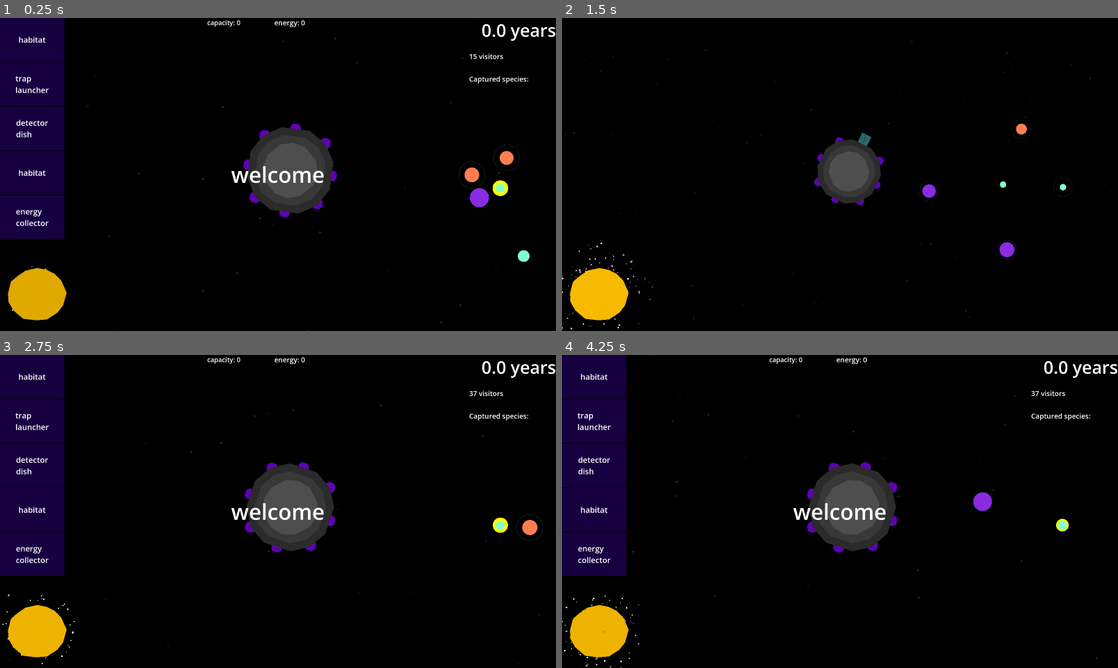
Above: before the commit, frames 1-4 (two rows, left to right).
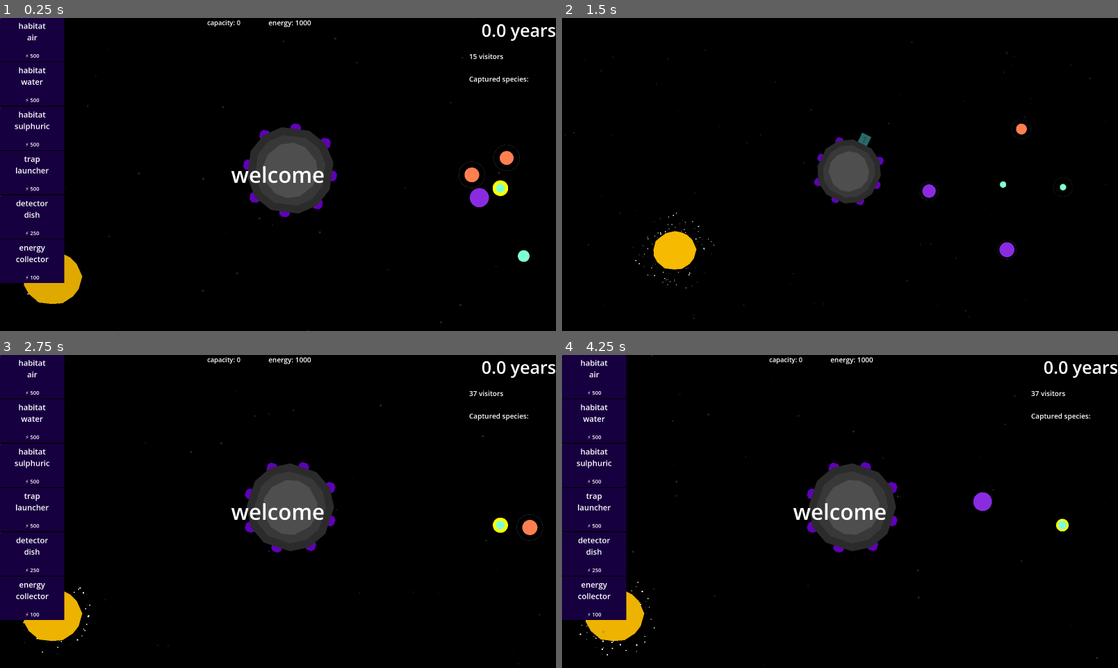
Above: after the commit, the same moments.

Repository: opensourceame/tins-2026
Game: Godot game, scene res://main.tscn
The game is run twice, just before and just after one commit, with the same random seed, the same clock (stepped at 60 frames per second) and the same inputs.
Inputs (mouse positions are in pixels of both pictures, inside the frame that each line leads up to):
- Up to frame 1 (0.25 s): no input
- Up to frame 2 (1.5 s): tap Enter at 0.5 s; move the mouse to (595, 39) at 0.52 s; tap R at 0.6 s; click (595, 39) at 0.67 s; tap Z at 1.35 s; click (595, 39) at 1.42 s
- Up to frame 3 (2.75 s): move the mouse to (333, 442) at 2.02 s; tap R at 2.1 s; click (333, 442) at 2.17 s
- Up to frame 4 (4.25 s): move the mouse to (595, 420) at 2.77 s; tap Z at 2.85 s; click (595, 420) at 2.92 s; move the mouse to (1006, 558) at 3.52 s; tap R at 3.6 s; click (1006, 558) at 3.67 s

The runs differ from the first frame. In frame 1, 3.6% of the frame differs, in the area x 0-56%, y 0-97%; in frame 2, 2.2%; in frame 3, 3.6%; in frame 4, 3.7%, in the area x 0-56%, y 0-100%.

Commit message:
specific habitats per species and add some energy stuff

Diff:
--- a/common/signal_bus.gd
+++ b/common/signal_bus.gd
@@ -6,3 +6,4 @@
 signal species_captured(trap)
 signal habitat_capacity_changed(habitat)
 signal energy_collected
+signal energy_consumed(consumer)
--- a/hud/item_queue.gd
+++ b/hud/item_queue.gd
@@ -8,10 +8,18 @@
 func _ready():
     pass
 
-func add_item(type):
-    print("ITEM QUEUE: adding ", type)
+func add_item(type, data = {}):
+    print("ITEM QUEUE: adding ", type, " data: ", data)
     var item = PLACE_ITEM.instantiate()
     $VBoxContainer.add_child(item)
     items.append(item)
-    item.label.text = type.replace("_", "\n")
+    var env = data.get("environment")
     item.type = type
+    item.data = data
+    item.label.text = type.replace("_", "\n") + ("\n" + env if env else "")
+
+    if Game.ENERGY_REQUIRED[type]:
+        item.energy_label.text = "⚡️ " + str(Game.ENERGY_REQUIRED[type])
+
+    #$VBoxContainer.add_child(HSeparator.new())
+    item.add_child(HSeparator.new())
--- a/hud/place_item.gd
+++ b/hud/place_item.gd
@@ -2,8 +2,10 @@
 extends Control
 
 var type
+var data = {}
 
 @onready var label: Label = $Label
+@onready var energy_label: Label = $EnergyLabel
 
 func _gui_input(event):
     if event is InputEventMouseButton and event.pressed and event.button_index == MOUSE_BUTTON_LEFT:
@@ -19,6 +21,10 @@
         if not anchor:
             return
 
+        if game.energy < Game.ENERGY_REQUIRED[type]:
+            game.hud.queue_message("not enough energy")
+            return
+
         var component
         match type:
             "habitat":
@@ -29,6 +35,7 @@
                         i += 1
 
                 component.name = str(i)
+                component.environment = data.get("environment", "air")
             "energy_collector":
                 component = Spawner.energy_collector()
             "trap_launcher":
@@ -36,6 +43,8 @@
             "detector_dish":
                 component = Spawner.detector_dish()
 
+        SignalBus.energy_consumed.emit(type)
+
         if component:
             spica.add_component(anchor, component)
             queue_free()
--- a/hud/place_item.tscn
+++ b/hud/place_item.tscn
@@ -22,16 +22,24 @@
 
 [node name="Label" type="Label" parent="." unique_id=375477753]
 layout_mode = 1
-anchors_preset = 8
-anchor_left = 0.5
-anchor_top = 0.5
-anchor_right = 0.5
-anchor_bottom = 0.5
-offset_left = -20.0
-offset_top = -11.5
-offset_right = 20.0
-offset_bottom = 11.5
+anchors_preset = 10
+anchor_right = 1.0
+offset_bottom = 125.0
 grow_horizontal = 2
-grow_vertical = 2
 theme_override_font_sizes/font_size = 36
 text = "ITEM"
+horizontal_alignment = 1
+vertical_alignment = 1
+
+[node name="EnergyLabel" type="Label" parent="." unique_id=1595837049]
+layout_mode = 1
+anchors_preset = 12
+anchor_top = 1.0
+anchor_right = 1.0
+anchor_bottom = 1.0
+offset_top = -52.0
+grow_horizontal = 2
+grow_vertical = 0
+theme_override_font_sizes/font_size = 24
+horizontal_alignment = 1
+vertical_alignment = 1
--- a/main.gd
+++ b/main.gd
@@ -14,11 +14,17 @@
 var intelligent_planets = []
 var years_elapsed: float = 0.0
 var visitors: int = 0
-var energy: int = 0
+var energy: int = 1000
 
 var spawn: Node
 
 const SPAWNER_SCRIPT = preload("res://common/spawner.gd")
+const ENERGY_REQUIRED = {
+    "energy_collector": 100,
+    "habitat": 500,
+    "trap_launcher": 500,
+    "detector_dish": 250,
+}
 
 func _ready():
     print("GAME: starting")
@@ -27,13 +33,15 @@
 
     SignalBus.intelligence_detected.connect(on_intelligence_detected)
     SignalBus.energy_collected.connect(on_energy_collected)
+    SignalBus.energy_consumed.connect(on_energy_consumed)
 
     spawn = SPAWNER_SCRIPT.new()
 
-    hud.item_queue.add_item("habitat")
+    hud.item_queue.add_item("habitat", { "environment": "air" })
+    hud.item_queue.add_item("habitat", { "environment": "water" })
+    hud.item_queue.add_item("habitat", { "environment": "sulphuric" })
     hud.item_queue.add_item("trap_launcher")
     hud.item_queue.add_item("detector_dish")
-    hud.item_queue.add_item("habitat")
     hud.item_queue.add_item("energy_collector")
 
     hud.queue_message("welcome")
@@ -75,4 +83,8 @@
         intelligent_planets.append(planet)
 
 func on_energy_collected():
-    energy += 1
+    if energy < 1000:
+        energy += 1
+
+func on_energy_consumed(consumer):
+    energy -= ENERGY_REQUIRED[consumer]
--- a/main.tscn
+++ b/main.tscn
@@ -13,6 +13,9 @@
 [node name="Background" type="CanvasLayer" parent="." unique_id=2092498231]
 
 [node name="World" type="CanvasLayer" parent="." unique_id=1006583992]
+
+[node name="Sun" parent="World" unique_id=851595133 instance=ExtResource("6_7mycd")]
+position = Vector2(242, 1188)
 
 [node name="SolarSystem" parent="World" unique_id=210242942 instance=ExtResource("4_lquwl")]
 position = Vector2(-929.188, -607.6516)
@@ -44,6 +47,3 @@
 limit_bottom = 1440
 
 [node name="HUD" parent="." unique_id=1601605167 instance=ExtResource("4_1bvp3")]
-
-[node name="Sun" parent="." unique_id=851595133 instance=ExtResource("6_7mycd")]
-position = Vector2(169, 1263)
--- a/project.godot
+++ b/project.godot
@@ -10,7 +10,7 @@
 
 [application]
 
-config/name="New Game Project"
+config/name="TINS 2026"
 run/main_scene="uid://cqow47bch5ocs"
 config/features=PackedStringArray("4.6", "GL Compatibility")
 config/icon="res://icon.svg"
@@ -31,6 +31,7 @@
 [layer_names]
 
 2d_physics/layer_17="moon trap"
+2d_physics/layer_18="energy"
 
 [physics]
 
--- a/solar_system/broadcasting_component.gd
+++ b/solar_system/broadcasting_component.gd
@@ -32,4 +32,4 @@
         return
 
     for r in range(MIN_RADIUS, radius, GAP):
-        draw_circle(Vector2.ZERO, r, Color(0.268, 0.268, 0.268, 1.5 - 1.0 * radius / MAX_RADIUS), false, 1)
+        draw_circle(Vector2.ZERO, r, Color(0.268, 0.268, 0.268, 1.7 - 1.0 * radius / MAX_RADIUS), false, 1)
--- /dev/null
+++ b/species/bzzaps.gd
@@ -0,0 +1,8 @@
+class_name Bzzaps
+extends Species
+
+func _init():
+    environment = "sulphuric"
+
+func name():
+    return "bzzaps"
--- /dev/null
+++ b/species/fishoids.gd
@@ -0,0 +1,8 @@
+class_name Fishoids
+extends Species
+
+func _init():
+    environment = "water"
+
+func name():
+    return "fishoids"
--- a/species/species.gd
+++ b/species/species.gd
@@ -3,10 +3,13 @@
 
 var ability_longevity: bool = false
 var greed: int = 0
+var environment: String = "air"
 
 const SPECIES = [
     preload("res://species/humans.gd"),
     preload("res://species/wibbles.gd"),
+    preload("res://species/bzzaps.gd"),
+    preload("res://species/fishoids.gd"),
 ]
 
 func init_random():
--- a/spica/energy_collector.gd
+++ b/spica/energy_collector.gd
@@ -3,8 +3,19 @@
 
 @onready var collect_area: Area2D = $CollectArea
 
+var collecting: bool = false
+
+func _ready():
+    collect_area.area_entered.connect(_on_collect_area_entered)
+    collect_area.area_exited.connect(_on_collect_area_exited)
+
+func _on_collect_area_entered(area: Area2D) -> void:
+    collecting = true
+
+func _on_collect_area_exited(area: Area2D) -> void:
+    collecting = false
+
 func _physics_process(_delta: float) -> void:
-    for area in collect_area.get_overlapping_areas():
-        if area.name == &"EnergyCollectArea":
+    if collecting:
+        if randf() < 0.1:
             SignalBus.energy_collected.emit()
-            return
--- a/spica/energy_collector.tscn
+++ b/spica/energy_collector.tscn
@@ -2,30 +2,32 @@
 
 [ext_resource type="Script" uid="uid://c40aissqv7vyd" path="res://spica/energy_collector.gd" id="1_6lfwl"]
 
+[sub_resource type="RectangleShape2D" id="RectangleShape2D_uehy8"]
+size = Vector2(128, 80)
+
 [sub_resource type="RectangleShape2D" id="RectangleShape2D_6lfwl"]
-size = Vector2(256, 32)
+size = Vector2(256, 49)
 
 [node name="EnergyCollector" type="StaticBody2D" unique_id=1804949656]
 script = ExtResource("1_6lfwl")
 
-[node name="Polygon2D" type="Polygon2D" parent="." unique_id=618213008]
+[node name="Top" type="Polygon2D" parent="." unique_id=618213008]
 position = Vector2(0, -128)
-color = Color(0.7320181, 0.15820032, 0.23711568, 1)
-polygon = PackedVector2Array(-128, -128, -128, -136, -120, - …(324 unchanged characters)… , -136, 128, -128, 120, -112, 64, -112, 24, -64, 40, 0, -40, 0, -24, -64, -64, -112, -120, -112)
+color = Color(0.8483247, 0.65190804, 3.85046e-07, 1)
+polygon = PackedVector2Array(-128, -128, -128, -136, -120, - …(324 unchanged characters)… , -136, 128, -128, 120, -112, 64, -112, -64, -112, -120, -112)
 
-[node name="CollisionShape2D" type="CollisionShape2D" parent="." unique_id=1098110124]
-position = Vector2(0, -256)
-shape = SubResource("RectangleShape2D_6lfwl")
-
-[node name="CollectArea" type="Area2D" parent="." unique_id=478140057]
+[node name="Polygon2D6" type="Polygon2D" parent="." unique_id=1301649817]
 position = Vector2(0, -128)
-
-[node name="CollisionShape2D" type="CollisionShape2D" parent="CollectArea" unique_id=1724636821]
-position = Vector2(0, -128)
-shape = SubResource("RectangleShape2D_6lfwl")
+color = Color(0.45008665, 0.19163278, 0.13310355, 1)
+polygon = PackedVector2Array(-32, 0, -16, -64, -56, -112, 56, -112, 16, -64, 32, 0)
 
 [node name="Polygon2D2" type="Polygon2D" parent="." unique_id=1000203067]
 color = Color(0.51142144, 0.27894917, 0.17434588, 1)
+polygon = PackedVector2Array(-32, -128, 32, -128, 32, 0, -32, 0)
+
+[node name="Polygon2D5" type="Polygon2D" parent="." unique_id=1274421643]
+scale = Vector2(0.5, 1)
+color = Color(0.7175682, 0.4151239, 0.2781268, 1)
 polygon = PackedVector2Array(-32, -128, 32, -128, 32, 0, -32, 0)
 
 [node name="Polygon2D3" type="Polygon2D" parent="." unique_id=1634913845]
@@ -34,46 +36,56 @@
 polygon = PackedVector2Array(32, -128, 40, -128, 40, 0, 32, 0)
 
 [node name="Polygon2D4" type="Polygon2D" parent="." unique_id=1899547497]
-color = Color(0.3708198, 0.19469419, 0.113890134, 1)
+color = Color(0.3579968, 0.18742302, 0.107807584, 1)
 polygon = PackedVector2Array(32, -128, 40, -128, 40, 0, 32, 0)
 
-[node name="Node2D" type="Node2D" parent="." unique_id=117312215]
+[node name="Grid" type="Node2D" parent="." unique_id=117312215]
 
-[node name="Polygon2D" type="Polygon2D" parent="Node2D" unique_id=1772086013]
+[node name="Polygon2D" type="Polygon2D" parent="Grid" unique_id=1772086013]
 color = Color(0.31771746, 0.16027614, 0.026188087, 1)
 polygon = PackedVector2Array(-32, -112, -32, -120, 32, -120, 32, -112)
 
-[node name="Polygon2D2" type="Polygon2D" parent="Node2D" unique_id=334116322]
+[node name="Polygon2D2" type="Polygon2D" parent="Grid" unique_id=334116322]
 position = Vector2(0, 16)
 color = Color(0.31771746, 0.16027614, 0.026188087, 1)
 polygon = PackedVector2Array(-32, -112, -32, -120, 32, -120, 32, -112)
 
-[node name="Polygon2D3" type="Polygon2D" parent="Node2D" unique_id=988071041]
+[node name="Polygon2D3" type="Polygon2D" parent="Grid" unique_id=988071041]
 position = Vector2(0, 32)
 color = Color(0.31771746, 0.16027614, 0.026188087, 1)
 polygon = PackedVector2Array(-32, -112, -32, -120, 32, -120, 32, -112)
 
-[node name="Polygon2D4" type="Polygon2D" parent="Node2D" unique_id=948751301]
+[node name="Polygon2D4" type="Polygon2D" parent="Grid" unique_id=948751301]
 position = Vector2(0, 48)
 color = Color(0.31771746, 0.16027614, 0.026188087, 1)
 polygon = PackedVector2Array(-32, -112, -32, -120, 32, -120, 32, -112)
 
-[node name="Polygon2D5" type="Polygon2D" parent="Node2D" unique_id=2125303602]
+[node name="Polygon2D5" type="Polygon2D" parent="Grid" unique_id=2125303602]
 position = Vector2(0, 64)
 color = Color(0.31771746, 0.16027614, 0.026188087, 1)
 polygon = PackedVector2Array(-32, -112, -32, -120, 32, -120, 32, -112)
 
-[node name="Polygon2D6" type="Polygon2D" parent="Node2D" unique_id=1857743364]
+[node name="Polygon2D6" type="Polygon2D" parent="Grid" unique_id=1857743364]
 position = Vector2(0, 80)
 color = Color(0.31771746, 0.16027614, 0.026188087, 1)
 polygon = PackedVector2Array(-32, -112, -32, -120, 32, -120, 32, -112)
 
-[node name="Polygon2D7" type="Polygon2D" parent="Node2D" unique_id=592869880]
+[node name="Polygon2D7" type="Polygon2D" parent="Grid" unique_id=592869880]
 position = Vector2(0, 96)
 color = Color(0.31771746, 0.16027614, 0.026188087, 1)
 polygon = PackedVector2Array(-32, -112, -32, -120, 32, -120, 32, -112)
 
-[node name="Polygon2D8" type="Polygon2D" parent="Node2D" unique_id=2121238366]
-position = Vector2(0, 112)
-color = Color(0.31771746, 0.16027614, 0.026188087, 1)
-polygon = PackedVector2Array(-32, -112, -32, -120, 32, -120, 32, -112)
+[node name="CollisionShape2D" type="CollisionShape2D" parent="." unique_id=1335056120]
+visible = false
+position = Vector2(0, -240)
+shape = SubResource("RectangleShape2D_uehy8")
+debug_color = Color(0.42069438, 0.8461874, 1, 0.41960785)
+
+[node name="CollectArea" type="Area2D" parent="." unique_id=1145323020]
+visible = false
+collision_layer = 131072
+collision_mask = 131072
+
+[node name="CollisionShape2D" type="CollisionShape2D" parent="CollectArea" unique_id=1492398382]
+position = Vector2(0, -255.5)
+shape = SubResource("RectangleShape2D_6lfwl")
--- a/spica/habitat/habitat.gd
+++ b/spica/habitat/habitat.gd
@@ -6,20 +6,35 @@
 @onready var label: Label = $Label
 @onready var spine: Node2D = $Spine
 @onready var grow_timer: Timer = $GrowTimer
+@onready var color_rect: ColorRect = $ColorRect
 
 var capacity = 0
+var environment: String = "air":
+    set(value):
+        environment = value
+        update_environment()
 
 func _ready():
     label.text = name
+    update_environment()
 
     grow_timer.timeout.connect(increment_capacity)
     grow_timer.start()
+
+func update_environment():
+    match environment:
+        "water":
+            modulate = Color(0.4, 0.6, 1.0)
+        "sulphuric":
+            modulate = Color(0.5, 1.0, 0.4)
+        _:
+            modulate = Color.WHITE
 
 func capture(species, amount):
     capacity -= amount
 
 func has_space():
-    capacity > 0
+    return capacity > 0
 
 func increment_capacity():
     if capacity > 9:
--- a/sun.tscn
+++ b/sun.tscn
@@ -20,7 +20,7 @@
 scale_max = 6.75
 
 [sub_resource type="CircleShape2D" id="CircleShape2D_iveel"]
-radius = 662.04834
+radius = 900.0
 
 [node name="Sun" type="StaticBody2D" unique_id=315312241]
 script = ExtResource("1_iveel")
@@ -36,6 +36,9 @@
 polygon = PackedVector2Array(297, 1124, 310, 1072, 340, 1046, 378, 1020, 432, 1008, 476, 1017, 510, 1034, 542, 1066, 567, 1122, 550, 1181, 524, 1214, 476, 1245, 428, 1249, 367, 1242, 321, 1203, 299, 1164)
 
 [node name="EnergyCollectArea" type="Area2D" parent="." unique_id=1170334658]
+visible = false
+collision_layer = 131072
+collision_mask = 131072
 
 [node name="CollisionShape2D" type="CollisionShape2D" parent="EnergyCollectArea" unique_id=147377292]
 shape = SubResource("CircleShape2D_iveel")
Not shown, added: species/bzzaps.gd.uid
Not shown, added: species/fishoids.gd.uid
